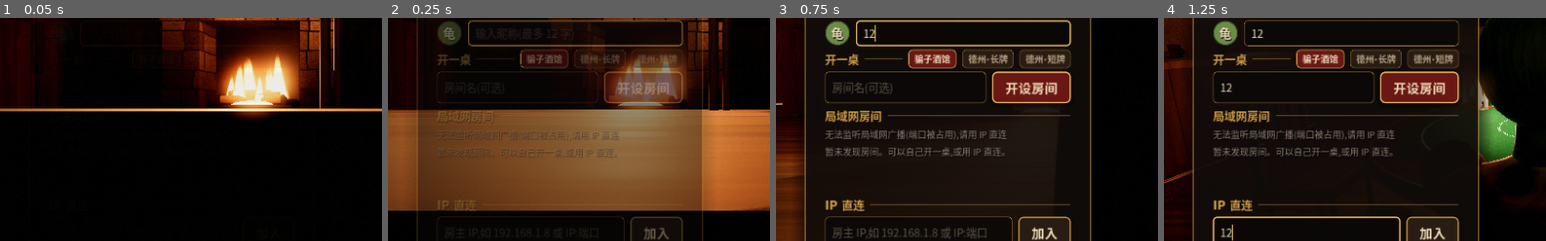
Above: before the commit, frames 1-4 (left to right).
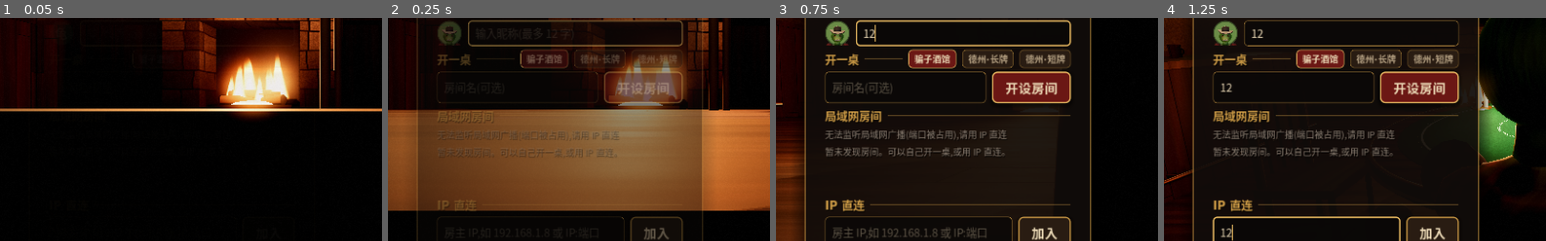
Above: after the commit, the same moments.

Repository: BoAsir/liars-tavern
Game: Godot game, scene res://src/ui/main.tscn
The game is run twice, just before and just after one commit, with the same random seed, the same clock (stepped at 60 frames per second) and the same inputs.
Inputs (mouse positions are % of the whole screen's width and height, from its top left):
- Up to frame 1 (0.05 s): no input
- Up to frame 2 (0.25 s): no input
- Up to frame 3 (0.75 s): click (25, 33) at 0.52 s; type "12" at 0.6 s
- Up to frame 4 (1.25 s): click (17, 45) at 0.75 s; type "12" at 0.83 s; click (19, 78) at 0.98 s; type "12" at 1.07 s
The pictures show only the part of the screen within x 0-50%, y 30-80%; the shares and areas given below are measured in that part.

Frame 1 is identical in both runs. In frame 2, 0.1% of the frame differs, in the area x 13-19%, y 3-13%; in frame 3, 0.3%; in frame 4, 0.3%.

Commit message:
feat: 物种头像改为 3D 烘焙(菜单出来后在独立 SubViewport 里拍 8 位酒客的头,正交相机、主光补光轮廓光,叠在物种主色圆片上);烘好前与无头运行时仍用回退圆片
Co-Authored-By: Claude Opus 5.5 <noreply@anthropic.com>

Diff:
--- a/src/world/species_portraits.gd
+++ b/src/world/species_portraits.gd
@@ -1,14 +1,18 @@
 class_name SpeciesPortraits
 # 物种头像(主菜单与等待厅的 SpeciesChip / SpeciesPicker 用):texture(i) 取第 i 个物种的头像。
-# 目前只有回退:物种主色的圆片(SpeciesChip 在上面叠物种首字),纯 Image 运算,无头也能跑。
-# 3D 头像烘焙(子项目② §3.1:SubViewport 里摆 8 个 Patron 头像、正交相机、读回成图集)由建模会话接入:
-# 在 build 里烘好后把 _textures 换成图集切片、置 _baked = true,接口不变;SpeciesChip 轮询 is_built() 换图。
+# 头像是 3D 烘焙的:主菜单出来后在一个独立的 SubViewport 里摆 8 位酒客,正交相机拍一排头,读回后
+# 每格叠在物种主色的圆片上,切成 8 张图。烘好之前(以及无头运行时)用回退圆片(SpeciesChip 在上面叠物种首字);
+# SpeciesChip 轮询 is_built(),烘好后换图。
 
 
 const SIZE := 72                 # 回退圆片的边长(像素);头像按控件大小缩放
 const RIM := 3.0                 # 圆片描边宽度
 const RIM_DARKEN := 0.45
 const UNASSIGNED_COLOR := Color(0.36, 0.33, 0.3)   # 还没有形象(挑选中…)的灰圆片
+const CELL := 192                # 烘焙时每个头像的像素
+const SPACING := 0.62            # 烘焙台上酒客之间的间距(米):等于每格宽度(正交相机按高度定宽,8:1 的画面每格 VIEW_SIZE 宽)
+const HEAD_HEIGHT := 1.34        # 坐姿下头心离地约 1.27 m,镜头对准这里
+const VIEW_SIZE := 0.62          # 正交相机竖直方向拍多少米(一个头加帽子)
 # 各物种主色(sRGB,取自子项目② §2 造型表的皮毛色),只用于回退圆片;下标与 Species.IDS 一致
 const FALLBACK_COLORS := [
 	Color(0.80, 0.40, 0.14),   # 狐狸
@@ -26,15 +30,85 @@
 static var _baked := false         # 是真头像(3D 烘焙)而不是回退圆片
 
 
-static func build(_host: Node) -> void:
-	# 菜单出来之后调用一次,不 await 也行。现在直接用回退圆片(无头安全);
-	# 接入 3D 烘焙时:非无头且物种网格已预建 → SubViewport 渲一帧、读回、切成 AtlasTexture
-	if is_built():
+static var _building := false
+
+
+static func build(host: Node) -> void:
+	# 菜单出来之后调用一次,不必 await(协程:烘焙要等几帧)。无头运行没有渲染,直接用回退圆片
+	if is_built() or _building:
 		return
-	_textures = []
+	if DisplayServer.get_name() == "headless":
+		_textures = []
+		for i in Species.count():
+			_textures.append(fallback_texture(i))
+		_baked = false
+		return
+	_building = true
+	var stage := _make_stage()
+	host.add_child(stage)
+	var viewport: SubViewport = stage.get_child(0)
+	for i in 4:
+		await host.get_tree().process_frame   # 酒客摆好姿势、看向镜头
+	viewport.render_target_update_mode = SubViewport.UPDATE_ONCE
+	await RenderingServer.frame_post_draw
+	await RenderingServer.frame_post_draw
+	var strip := viewport.get_texture().get_image()
+	stage.queue_free()
+	_building = false
+	if not is_instance_valid(host):
+		return
+	strip.convert(Image.FORMAT_RGBA8)
+	var textures := []
 	for i in Species.count():
-		_textures.append(fallback_texture(i))
-	_baked = false
+		var disc := fallback_texture(i).get_image()
+		disc.resize(CELL, CELL, Image.INTERPOLATE_BILINEAR)
+		disc.blend_rect(strip, Rect2i(i * CELL, 0, CELL, CELL), Vector2i.ZERO)
+		textures.append(ImageTexture.create_from_image(disc))
+	_textures = textures
+	_baked = true
+
+
+static func _make_stage() -> Node:
+	# 烘焙台:独立世界、透明背景,8 位酒客一字排开面朝镜头;主光 + 补光 + 轮廓光,色调与酒馆一致
+	var stage := Node.new()
+	stage.name = "PortraitStage"
+	var viewport := SubViewport.new()
+	viewport.size = Vector2i(CELL * Species.count(), CELL)
+	viewport.own_world_3d = true
+	viewport.transparent_bg = true
+	viewport.render_target_update_mode = SubViewport.UPDATE_DISABLED
+	stage.add_child(viewport)
+	var env := Environment.new()
+	env.background_mode = Environment.BG_CLEAR_COLOR
+	env.ambient_light_source = Environment.AMBIENT_SOURCE_COLOR
+	env.ambient_light_color = Color(0.5, 0.45, 0.42)
+	env.ambient_light_energy = 0.6
+	env.tonemap_mode = Environment.TONE_MAPPER_ACES
+	env.tonemap_exposure = 1.32
+	env.tonemap_white = 6.0
+	var world_env := WorldEnvironment.new()
+	world_env.environment = env
+	viewport.add_child(world_env)
+	var camera := Camera3D.new()
+	camera.projection = Camera3D.PROJECTION_ORTHOGONAL
+	camera.size = VIEW_SIZE
+	camera.keep_aspect = Camera3D.KEEP_HEIGHT
+	camera.position = Vector3(0, HEAD_HEIGHT, 3.0)
+	viewport.add_child(camera)
+	for spec in [[Vector3(-35, -25, 0), Color(1.0, 0.86, 0.7), 1.6], [Vector3(-10, 30, 0), Color(0.75, 0.8, 1.0), 0.5],
+			[Vector3(-20, 180, 0), Color(1.0, 0.8, 0.6), 1.2]]:
+		var light := DirectionalLight3D.new()
+		light.rotation_degrees = spec[0]
+		light.light_color = spec[1]
+		light.light_energy = spec[2]
+		viewport.add_child(light)
+	for i in Species.count():
+		var patron := Patron.new(i)
+		patron.position = Vector3((i - (Species.count() - 1) * 0.5) * SPACING, 0, 0)
+		patron.rotation.y = PI
+		viewport.add_child(patron)
+		patron.look_at_point(camera.position + Vector3(patron.position.x, 0, 0))
+	return stage
 
 
 static func is_built() -> bool:
@@ -81,3 +155,4 @@
 	_textures = []
 	_fallbacks = {}
 	_baked = false
+	_building = false
